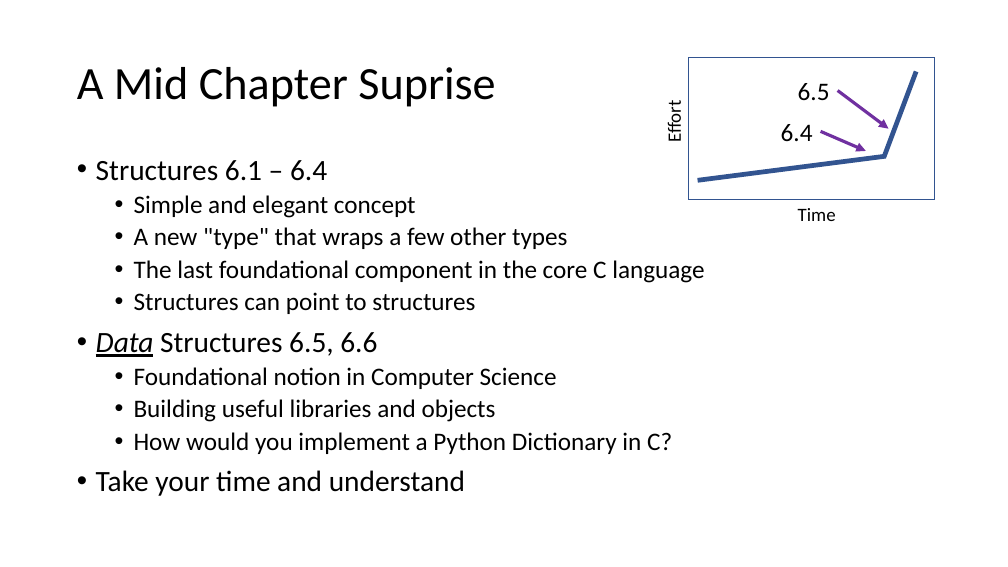
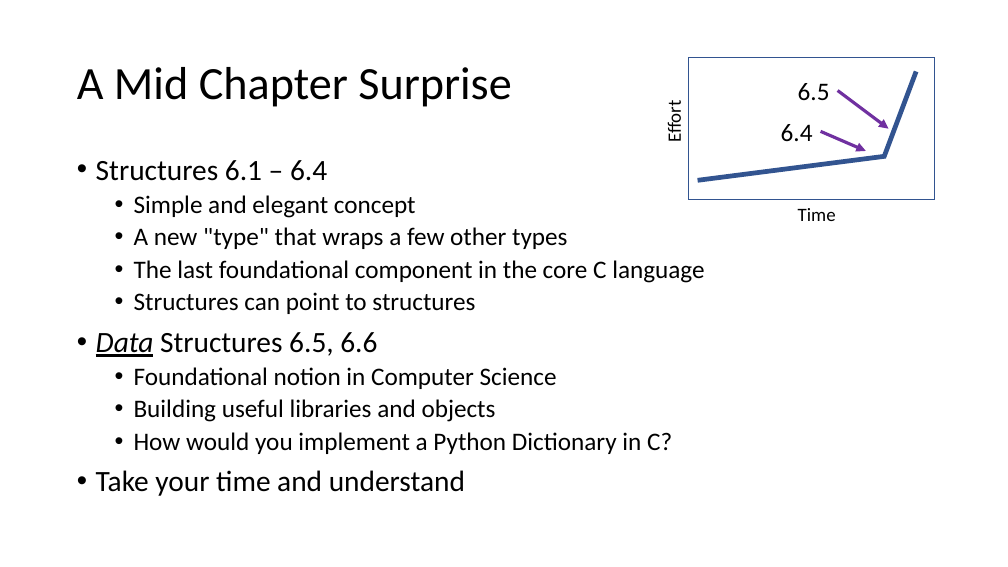
Before and after one commit to csev/cc4e, a slide deck: slide 2 of lectures/KR-6.pptx. Drawn at 1008x567 pixels with LibreOffice and Linux fonts; fonts in the diff are those of the drawing. Boxes give left, top, right and bottom in pixels: in the first picture for what was removed or moved away, otherwise in the second. Text is boxed around its words. In the diff, an @@ line names an element or a change of style, - is before the commit and + after.

```diff
--- a/lectures/KR-6.pptx
+++ b/lectures/KR-6.pptx
@@ title at (x1=77, y1=67, x2=511, y2=107): text changed @@
-A Mid Chapter Suprise
+A Mid Chapter Surprise
```
Also in this commit, not shown: 3 other files.
